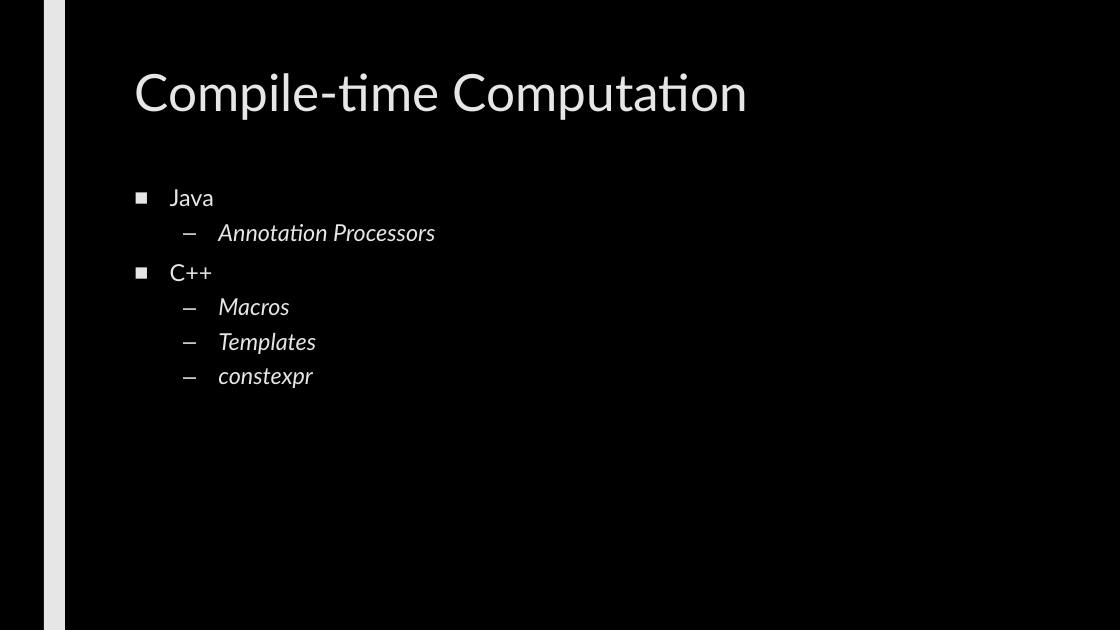
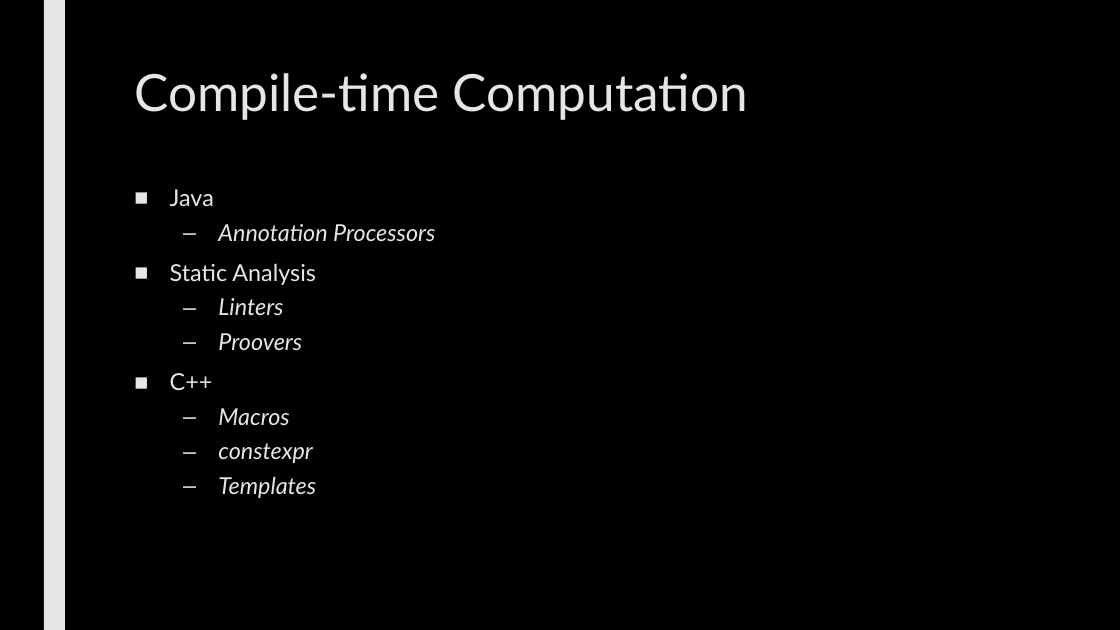
Before and after one commit to max7patek/metaprogramming, a slide deck: slide 2 of slides/08-CompileTimeComputation.pptx. Drawn at 1120x630 pixels with LibreOffice and Linux fonts; fonts in the diff are those of the drawing. Boxes give left, top, right and bottom in pixels: in the first picture for what was removed or moved away, otherwise in the second. Text is boxed around its words. In the diff, an @@ line names an element or a change of style, - is before the commit and + after.

Commit message:
added slides for CTC

```diff
--- a/slides/08-CompileTimeComputation.pptx
+++ b/slides/08-CompileTimeComputation.pptx
@@ text at <box>170,263,316,350</box>: paragraphs added @@
+■ Static Analysis
+  – Linters
+  – Proovers
@@ text at <box>218,368,313,388</box>: paragraph removed @@
-  – constexpr
@@ text at <box>218,443,313,463</box>: paragraph added @@
+  – constexpr
```
Also in this commit, not shown: 20 slides added.
